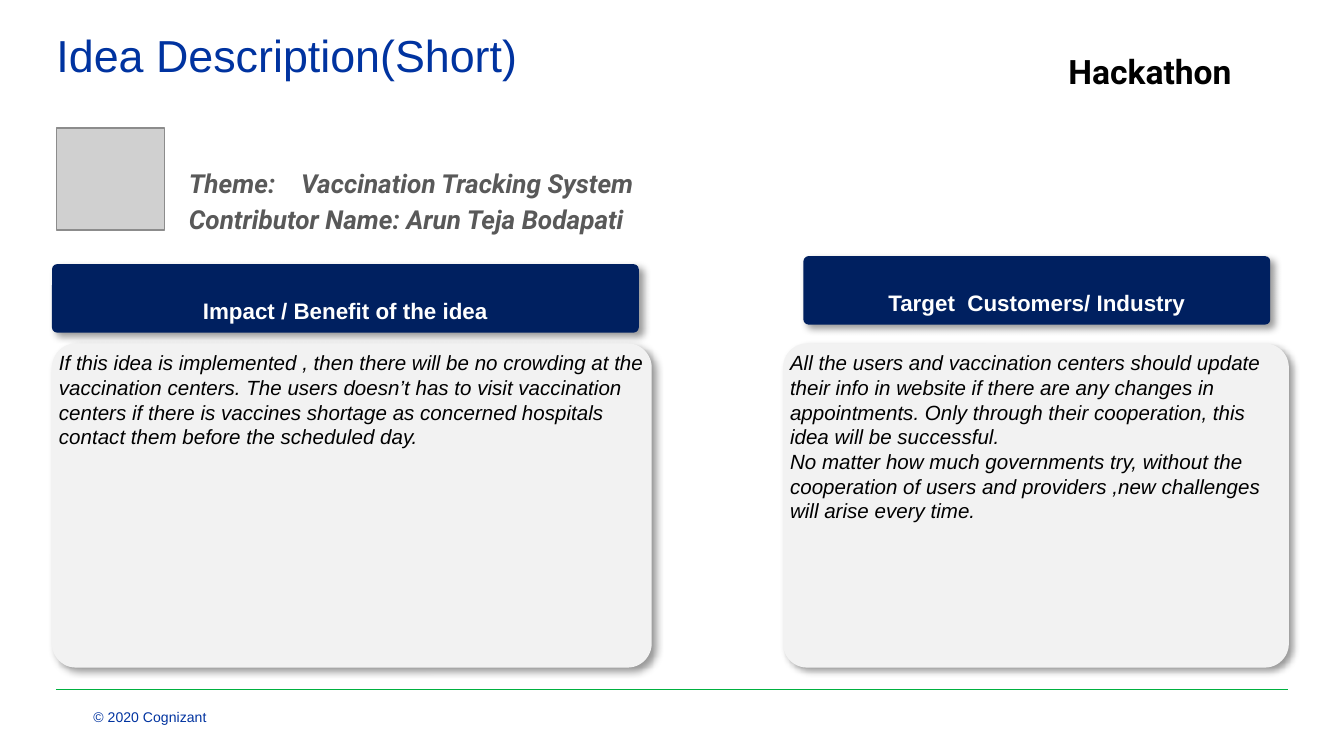
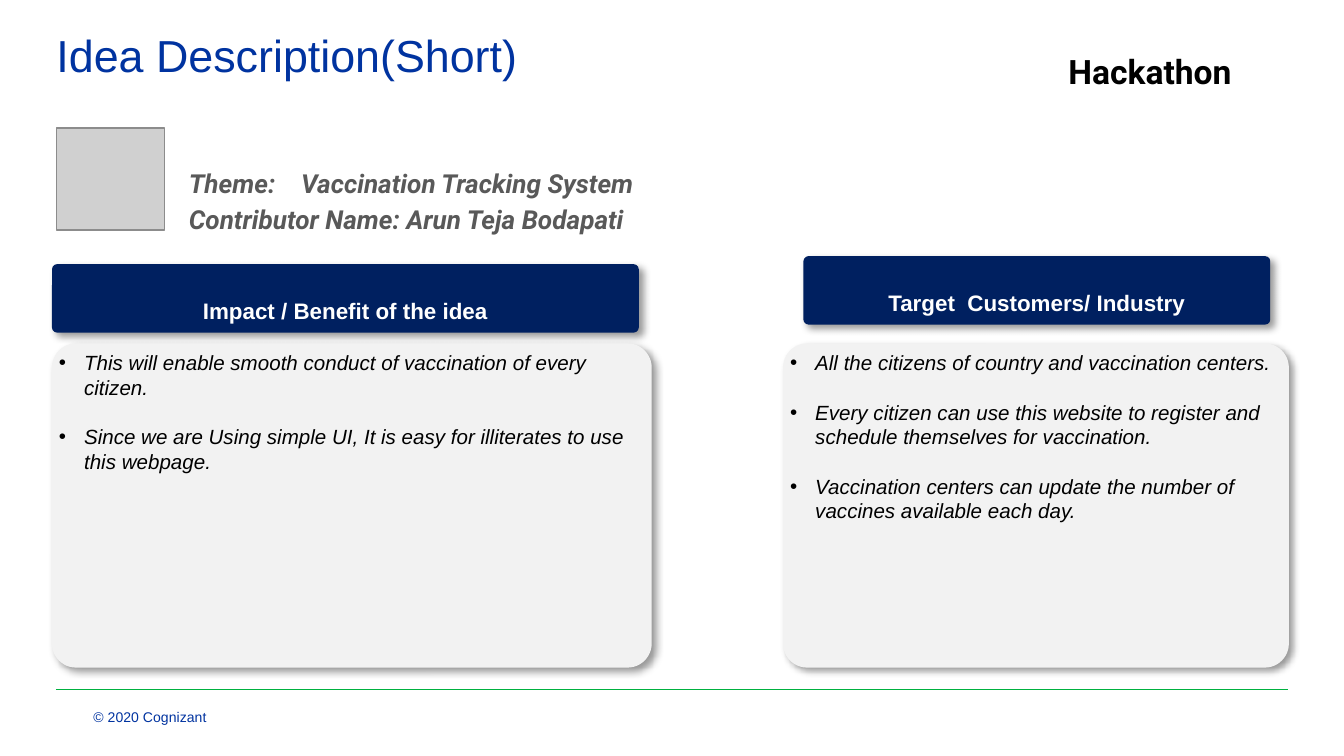
Before and after one commit to aruntejateja1/tusk, a slide deck: slide 4 of Hackathon_Template_Arun Teja.pptx (slide 3 before the commit). Drawn at 1344x756 pixels with LibreOffice and Linux fonts; fonts in the diff are those of the drawing; grey boxes stand for pictures; background and template pictures are left out. Boxes give left, top, right and bottom in pixels: in the first picture for what was removed or moved away, otherwise in the second. Text is boxed around its words. In the diff, an @@ line names an element or a change of style, - is before the commit and + after.

```diff
--- a/Hackathon_Template_Arun Teja.pptx
+++ b/Hackathon_Template_Arun Teja.pptx
@@ text in rounded rectangle at (x1=84, y1=355, x2=623, y2=474): text changed @@
-If this idea is implemented , then there will be no crowding at the vaccination centers. The users doesn’t has to visit vaccination centers if there is vaccines shortage as concerned hospitals contact them before the scheduled day.
+• This will enable smooth conduct of vaccination of every citizen.
+• Since we are Using simple UI, It is easy for illiterates to use this webpage.
@@ text in rounded rectangle at (x1=815, y1=355, x2=1270, y2=523): text changed @@
-All the users and vaccination centers should update their info in website if there are any changes in appointments. Only through their cooperation, this idea will be successful.
-No matter how much governments try, without the cooperation of users and providers ,new challenges will arise every time.
+• All the citizens of country and vaccination centers.
+• Every citizen can use this website to register and schedule themselves for vaccination.
+• Vaccination centers can update the number of vaccines available each day.
```
Also in this commit, not shown: 2 other slides changed, 1 slide added.
